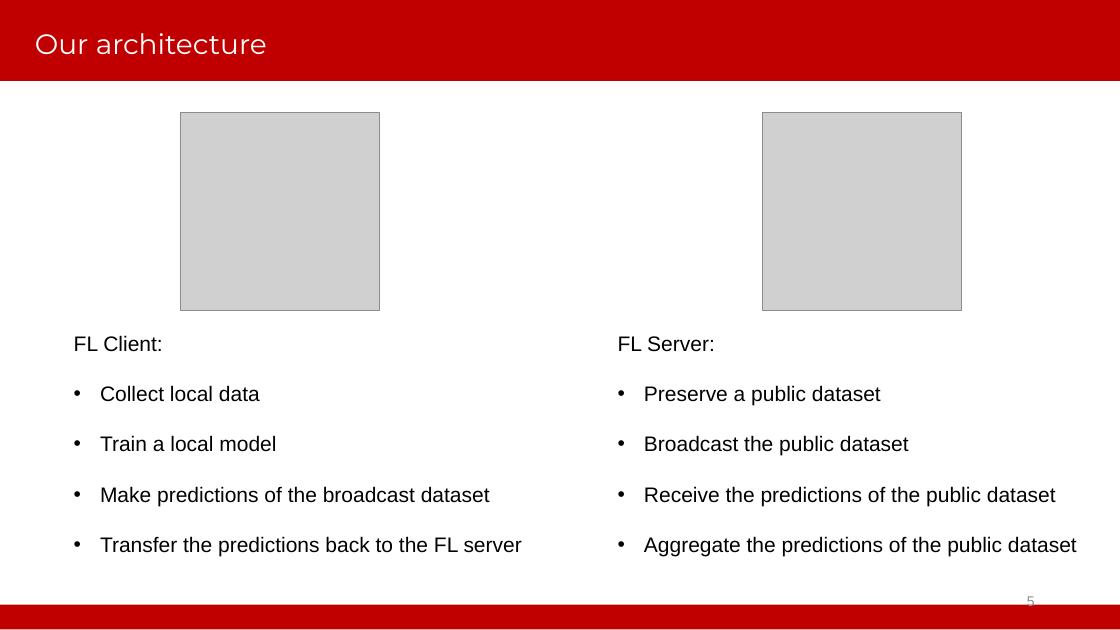
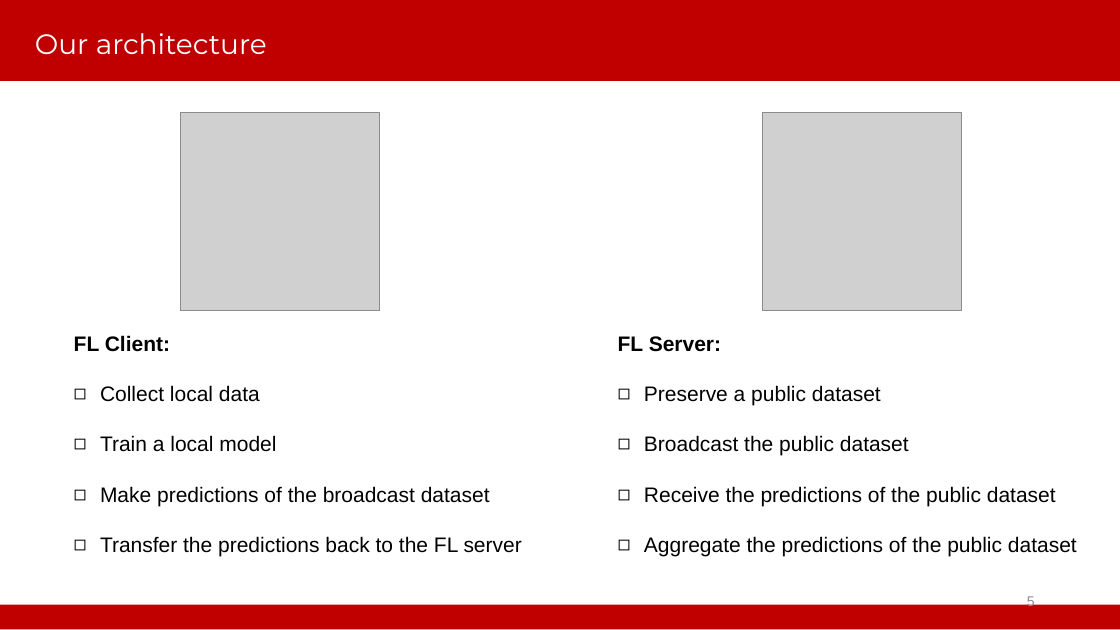
Before and after one commit to WhileBug/FLPhish, a slide deck: slide 5 of PPT/SecFL-Beibei Li.pptx. Drawn at 1120x630 pixels with LibreOffice and Linux fonts; fonts in the diff are those of the drawing; grey boxes stand for pictures; background and template pictures are left out. Boxes give left, top, right and bottom in pixels: in the first picture for what was removed or moved away, otherwise in the second. Text is boxed around its words. In the diff, an @@ line names an element or a change of style, - is before the commit and + after.

```diff
--- a/PPT/SecFL-Beibei Li.pptx
+++ b/PPT/SecFL-Beibei Li.pptx
@@ text "FL Client:" at <box>74,335,522,557</box>: bold on in "FL Client:"; bullet • to ◻ @@
@@ text "FL Server:" at <box>618,336,1077,557</box>: bold on in "FL Server:"; bullet • to ◻ @@
```
Also in this commit, not shown: 4 other slides changed, 3 slides removed.
